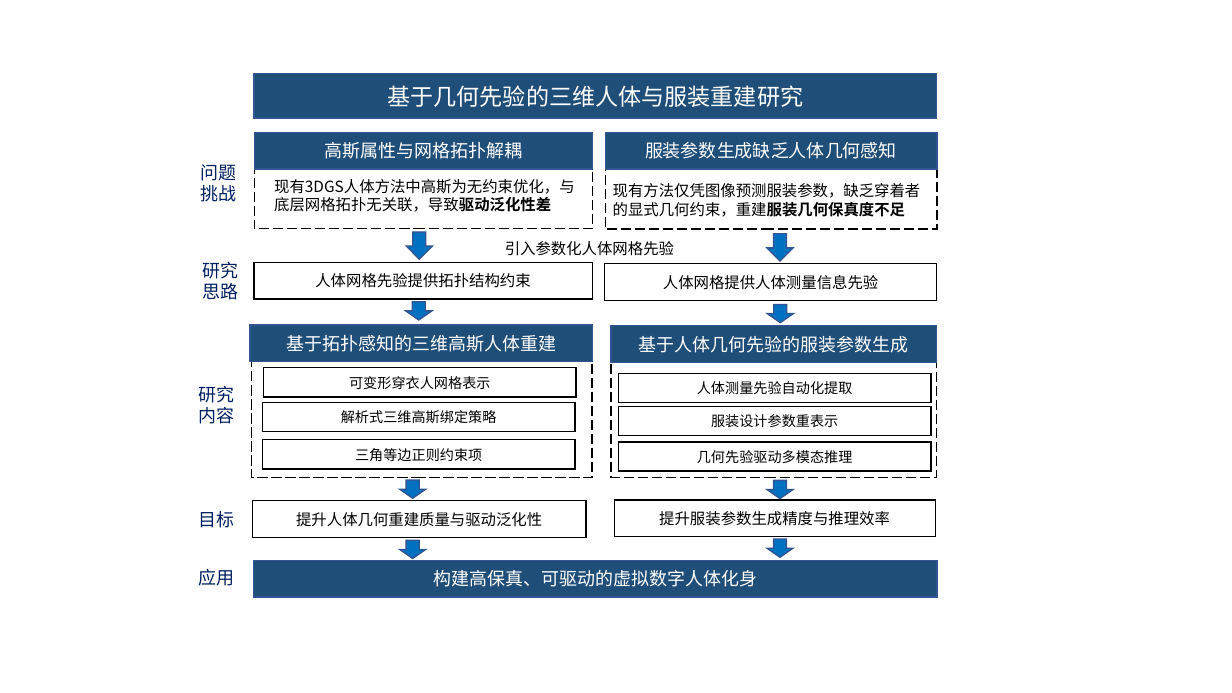
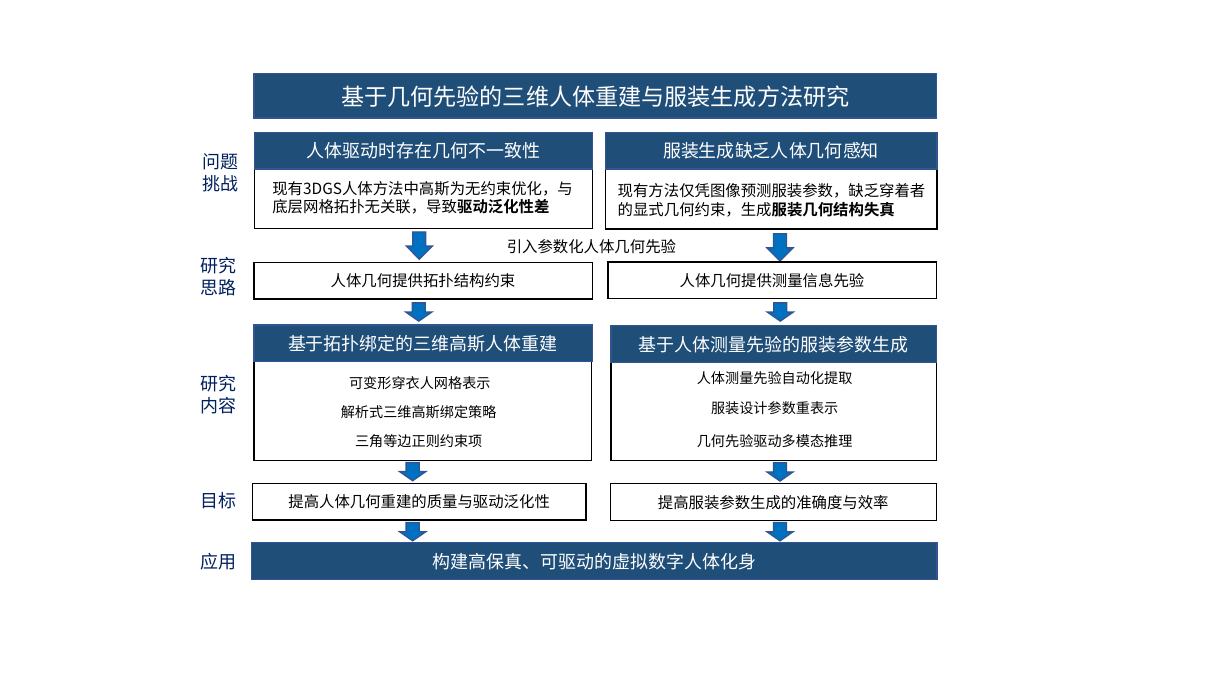
Before and after one commit to HaiLin545/scut_paper_latex, a slide deck: slide 1 of main/chapter1/figures/chapter1.pptx. Drawn at 1232x693 pixels with LibreOffice and Linux fonts; fonts in the diff are those of the drawing. Boxes give left, top, right and bottom in pixels: in the first picture for what was removed or moved away, otherwise in the second. Text is boxed around its words. In the diff, an @@ line names an element or a change of style, - is before the commit and + after.

```diff
--- a/main/chapter1/figures/chapter1.pptx
+++ b/main/chapter1/figures/chapter1.pptx
@@ text in rectangle at box(341, 85, 849, 107): text changed @@
-基于几何先验的三维人体与服装重建研究
+基于几何先验的三维人体重建与服装生成方法研究
@@ text "问题": place and size @@
-text "问题" at box(201, 164, 237, 202)
+text "问题" at box(203, 153, 239, 192)
@@ text in rectangle at box(306, 142, 540, 159): text changed @@
-高斯属性与网格拓扑解耦
+人体驱动时存在几何不一致性
@@ text in rectangle at box(663, 142, 879, 159): text changed @@
-服装参数生成缺乏人体几何感知
+服装生成缺乏人体几何感知
@@ text at box(618, 183, 926, 217): text changed @@
-现有方法仅凭图像预测服装参数，缺乏穿着者的显式几何约束，重建服装几何保真度不足
+现有方法仅凭图像预测服装参数，缺乏穿着者的显式几何约束，生成服装几何结构失真
@@ text at box(507, 239, 676, 254): text changed @@
-引入参数化人体网格先验
+引入参数化人体几何先验
@@ text "研究思路": place and size @@
-text "研究思路" at box(203, 262, 239, 300)
+text "研究思路" at box(201, 257, 237, 296)
@@ text in rectangle at box(331, 273, 516, 288): text changed @@
-人体网格先验提供拓扑结构约束
+人体几何提供拓扑结构约束
@@ text in rectangle at box(680, 273, 865, 288): text changed @@
-人体网格提供人体测量信息先验
+人体几何提供测量信息先验
@@ rectangle "基于拓扑绑定的三维高斯人体重建": place and size @@
-rectangle "基于拓扑绑定的三维高斯人体重建" at box(250, 325, 593, 362)
+rectangle "基于拓扑绑定的三维高斯人体重建" at box(254, 325, 592, 362)
@@ outline #000000 1 pt dashed to #000000 1 pt in 4 elements at box(254, 132, 592, 229), box(605, 132, 937, 229), box(611, 325, 937, 460), box(254, 325, 592, 460) @@
@@ rectangle: place and size @@
-rectangle at box(251, 325, 592, 477)
+rectangle at box(254, 325, 592, 460)
@@ rectangle: place and size @@
-rectangle at box(611, 325, 937, 477)
+rectangle at box(611, 325, 937, 460)
@@ text in rectangle at box(288, 335, 558, 352): text changed @@
-基于拓扑感知的三维高斯人体重建
+基于拓扑绑定的三维高斯人体重建
@@ text in rectangle at box(639, 336, 909, 353): text changed @@
-基于人体几何先验的服装参数生成
+基于人体测量先验的服装参数生成
@@ text "研究内容": place and size @@
-text "研究内容" at box(199, 386, 235, 424)
+text "研究内容" at box(201, 375, 237, 414)
@@ text "可变形穿衣人网格表示": place and size @@
-text "可变形穿衣人网格表示" at box(264, 368, 577, 397)
+text "可变形穿衣人网格表示" at box(349, 376, 490, 389)
@@ text "人体测量先验自动化提取": place and size @@
-text "人体测量先验自动化提取" at box(619, 373, 932, 403)
+text "人体测量先验自动化提取" at box(697, 371, 853, 384)
@@ text "解析式三维高斯绑定策略": place and size @@
-text "解析式三维高斯绑定策略" at box(262, 402, 575, 432)
+text "解析式三维高斯绑定策略" at box(341, 405, 497, 418)
@@ outline #000000 1 pt to none in 6 elements at box(349, 376, 490, 389), box(341, 405, 497, 418), box(697, 371, 853, 384), box(711, 401, 838, 414), box(355, 434, 482, 447), box(697, 434, 853, 447) @@
@@ 3 down arrows, 1 rectangle: place and size @@
-3 down arrows, 1 rectangle at box(252, 481, 793, 559)
+3 down arrows, 1 rectangle at box(252, 463, 793, 542)
@@ text "目标": place and size @@
-text "目标" at box(198, 511, 234, 528)
+text "目标" at box(201, 492, 237, 509)
@@ text in rectangle at box(288, 494, 550, 509): text changed @@
-提升人体几何重建质量与驱动泛化性
+提高人体几何重建的质量与驱动泛化性
@@ rectangle "提高服装参数生成的准确度与效率": place and size @@
-rectangle "提高服装参数生成的准确度与效率" at box(615, 500, 935, 537)
+rectangle "提高服装参数生成的准确度与效率" at box(611, 483, 937, 520)
@@ text in rectangle at box(658, 495, 889, 510): text changed @@
-提升服装参数生成精度与推理效率
+提高服装参数生成的准确度与效率
@@ 3 texts, 1 rectangle, 1 down arrow: place and size @@
-3 texts, 1 rectangle, 1 down arrow at box(253, 407, 937, 597)
+3 texts, 1 rectangle, 1 down arrow at box(251, 401, 937, 579)
@@ text "应用": place and size @@
-text "应用" at box(198, 569, 234, 586)
+text "应用" at box(201, 553, 237, 570)
```
Also in this commit, not shown: 38 other files.
